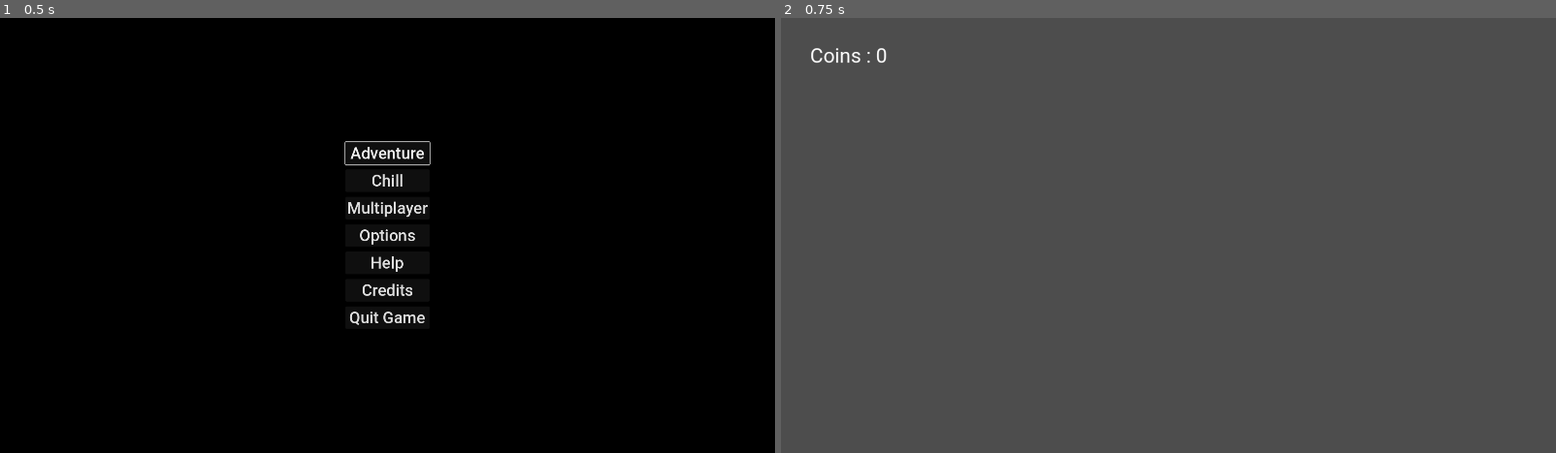
Above: before the commit, frames 1-2 (left to right).
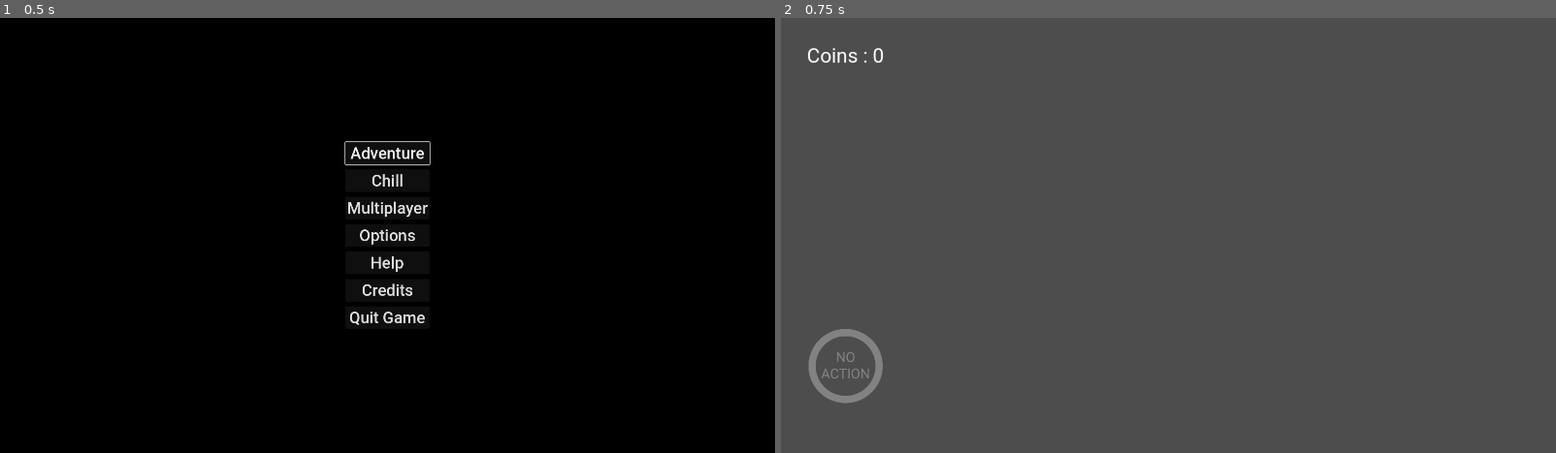
Above: after the commit, the same moments.

Repository: Boyquotes/rolling-ball
Game: Godot game, scene res://scenes/main.tscn
Same seed, same stepped clock (60 frames per second), same inputs: the game is played once before the commit and once after it.
Inputs:
- Up to frame 1 (0.5 s): no input
- Up to frame 2 (0.75 s): click "Adventure" at 0.5 s

Frame 1 is identical in both runs. In frame 2, 0.7% of the frame differs, in the area x 3-14%, y 6-89%.

Commit message:
add bonus hud

Diff:
--- a/project.godot
+++ b/project.godot
@@ -103,12 +103,14 @@
 "deadzone": 0.5,
 "events": [Object(InputEventKey,"resource_local_to_scene":false,"resource_name":"","device":0,"window_id":0,"alt_pressed":false,"shift_pressed":false,"ctrl_pressed":false,"meta_pressed":false,"pressed":false,"keycode":0,"physical_keycode":32,"unicode":0,"echo":false,"script":null)
 , Object(InputEventJoypadMotion,"resource_local_to_scene":false,"resource_name":"","device":-1,"axis":5,"axis_value":1.0,"script":null)
+, Object(InputEventJoypadButton,"resource_local_to_scene":false,"resource_name":"","device":-1,"button_index":0,"pressure":0.0,"pressed":false,"script":null)
 ]
 }
 player_brake={
 "deadzone": 0.5,
 "events": [Object(InputEventKey,"resource_local_to_scene":false,"resource_name":"","device":0,"window_id":0,"alt_pressed":false,"shift_pressed":false,"ctrl_pressed":false,"meta_pressed":false,"pressed":false,"keycode":0,"physical_keycode":4194326,"unicode":0,"echo":false,"script":null)
 , Object(InputEventJoypadMotion,"resource_local_to_scene":false,"resource_name":"","device":-1,"axis":4,"axis_value":1.0,"script":null)
+, Object(InputEventJoypadButton,"resource_local_to_scene":false,"resource_name":"","device":-1,"button_index":2,"pressure":0.0,"pressed":false,"script":null)
 ]
 }
 camera_up={
--- a/scenes/hud/game_hud.tscn
+++ b/scenes/hud/game_hud.tscn
@@ -1,8 +1,9 @@
-[gd_scene load_steps=6 format=3 uid="uid://tb6awd50ifrb"]
+[gd_scene load_steps=7 format=3 uid="uid://tb6awd50ifrb"]
 
 [ext_resource type="FontFile" uid="uid://dsl2b4yt0h4mw" path="res://assets/fonts/roboto/Roboto-Regular.ttf" id="1_d2k53"]
 [ext_resource type="Script" path="res://scripts/cores/game_hud.gd" id="1_pw3l1"]
 [ext_resource type="FontFile" uid="uid://gq08pvsrcgxl" path="res://assets/fonts/roboto/Roboto-Light.ttf" id="3_v4d3b"]
+[ext_resource type="Texture2D" uid="uid://b4ukpm4uck70" path="res://assets/textures/bonus/bonus-background.png" id="4_1qioc"]
 
 [sub_resource type="Theme" id="Theme_vmooq"]
 default_font = ExtResource("1_d2k53")
@@ -25,16 +26,14 @@
 grow_vertical = 2
 
 [node name="LabelCoins" type="Label" parent="Control"]
-layout_mode = 0
-offset_left = 72.0
+offset_left = 64.0
 offset_top = 64.0
-offset_right = 264.0
+offset_right = 256.0
 offset_bottom = 127.0
 theme = SubResource("Theme_vmooq")
 text = "Coins : 0"
 
 [node name="LabelAdvice" type="Label" parent="Control"]
-layout_mode = 1
 anchors_preset = 7
 anchor_left = 0.5
 anchor_top = 1.0
@@ -49,3 +48,8 @@
 theme = SubResource("Theme_kndb8")
 text = "There is an advice here"
 horizontal_alignment = 1
+
+[node name="Bonus" type="Sprite2D" parent="Control"]
+position = Vector2(160, 864)
+scale = Vector2(0.359375, 0.359375)
+texture = ExtResource("4_1qioc")
--- a/scenes/menus/main_menu.tscn
+++ b/scenes/menus/main_menu.tscn
@@ -20,7 +20,6 @@
 script = ExtResource("1_qcpnp")
 
 [node name="ColorRect" type="ColorRect" parent="."]
-layout_mode = 1
 anchors_preset = 15
 anchor_right = 1.0
 anchor_bottom = 1.0
@@ -29,7 +28,6 @@
 color = Color(0, 0, 0, 1)
 
 [node name="Panel" type="Panel" parent="."]
-layout_mode = 1
 anchors_preset = 15
 anchor_right = 1.0
 anchor_bottom = 1.0
@@ -38,7 +36,6 @@
 theme_override_styles/panel = SubResource("StyleBoxFlat_r38wx")
 
 [node name="VBoxContainer" type="VBoxContainer" parent="Panel"]
-layout_mode = 1
 anchors_preset = 8
 anchor_left = 0.5
 anchor_top = 0.5
@@ -54,32 +51,45 @@
 theme_override_constants/separation = 12
 
 [node name="ButtonAdventure" type="Button" parent="Panel/VBoxContainer"]
-layout_mode = 2
+offset_right = 206.0
+offset_bottom = 56.0
 focus_neighbor_top = NodePath("../ButtonExit")
 text = "Adventure"
 
 [node name="ButtonChill" type="Button" parent="Panel/VBoxContainer"]
-layout_mode = 2
+offset_top = 68.0
+offset_right = 206.0
+offset_bottom = 124.0
 text = "Chill"
 
 [node name="ButtonMultiplayer" type="Button" parent="Panel/VBoxContainer"]
-layout_mode = 2
+offset_top = 136.0
+offset_right = 206.0
+offset_bottom = 192.0
 text = "Multiplayer"
 
 [node name="ButtonOptions" type="Button" parent="Panel/VBoxContainer"]
-layout_mode = 2
+offset_top = 204.0
+offset_right = 206.0
+offset_bottom = 260.0
 text = "Options"
 
 [node name="ButtonHelp" type="Button" parent="Panel/VBoxContainer"]
-layout_mode = 2
+offset_top = 272.0
+offset_right = 206.0
+offset_bottom = 328.0
 text = "Help"
 
 [node name="ButtonCredits" type="Button" parent="Panel/VBoxContainer"]
-layout_mode = 2
+offset_top = 340.0
+offset_right = 206.0
+offset_bottom = 396.0
 text = "Credits"
 
 [node name="ButtonExit" type="Button" parent="Panel/VBoxContainer"]
-layout_mode = 2
+offset_top = 408.0
+offset_right = 206.0
+offset_bottom = 464.0
 focus_neighbor_bottom = NodePath("../ButtonAdventure")
 text = "Quit Game"
 
--- a/scripts/ball.gd
+++ b/scripts/ball.gd
@@ -8,6 +8,10 @@
 
 @onready var camera: Marker3D = $CameraRig
 @onready var game_hud = get_parent().get_parent().get_node("GameHUD")
+@onready var bonus_hud = get_parent().get_parent().get_node("GameHUD/Control/Bonus")
+
+var bonus_background: Texture2D = preload("res://assets/textures/bonus/bonus-background.png")
+var bonus_texture: Texture2D = preload("res://assets/textures/bonus/bonus-jump.png")
 
 var coins
 var able_to_move
@@ -104,9 +108,11 @@
 		able_to_jump = true
 		game_hud.set_advice("Press ACTION key to jump")
 		game_hud.show_advice()
+		bonus_hud.set_texture(bonus_texture)
 
 
 func _on_area_3d_area_exited(area):
 	if area.is_in_group("jump_zone"):
 		able_to_jump = false
 		game_hud.hide_advice()
+		bonus_hud.set_texture(bonus_background)
Binary file added: assets/textures/bonus/bonus-background.png
Not shown, added: assets/textures/bonus/bonus-background.png.import
Binary file added: assets/textures/bonus/bonus-jump.png
Not shown, added: assets/textures/bonus/bonus-jump.png.import
